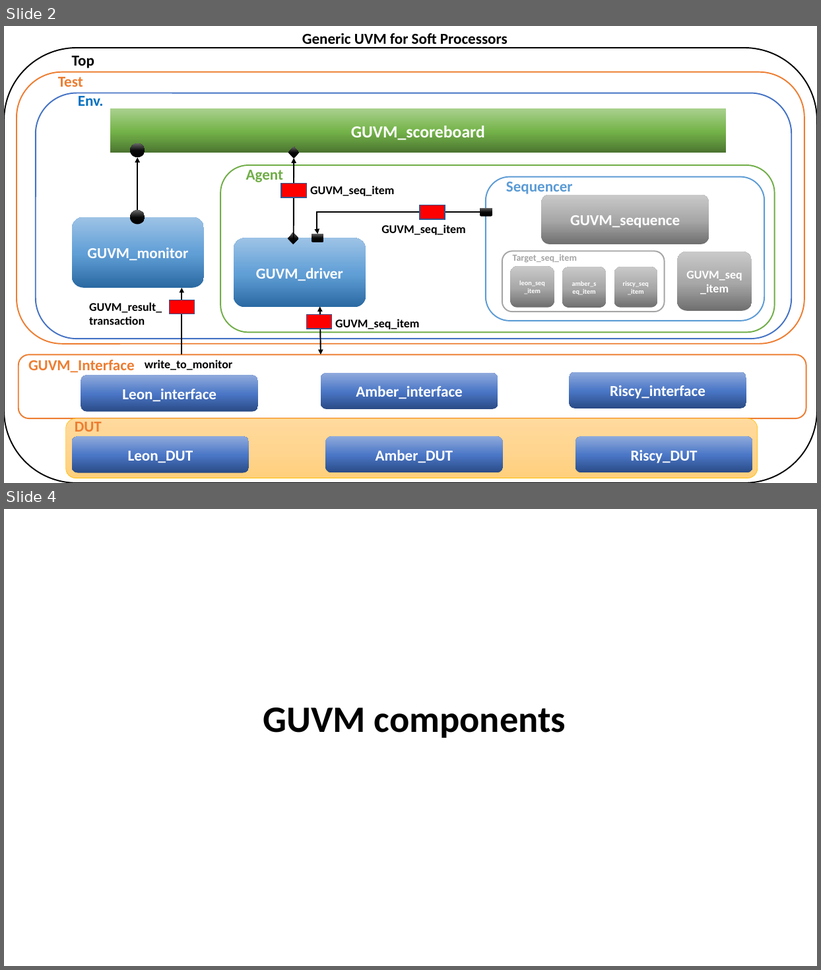
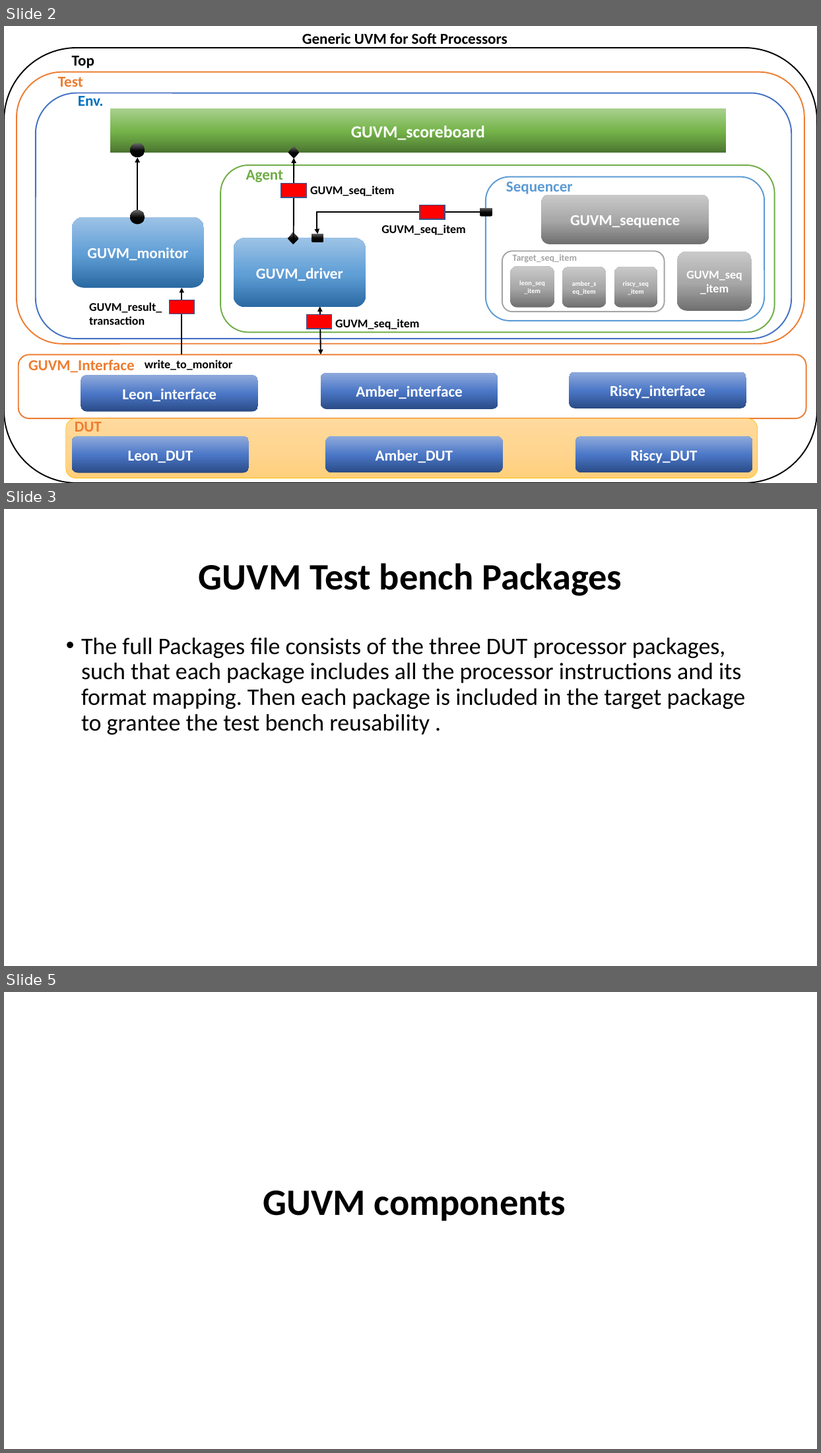
Before and after one commit to cufeolm/codeGP, a slide deck: Block Diagram_edited.pptx. Shown one above the other, each under a label of ours: slides 2 and 4 before the commit, slides 2, 3 and 5 after it; the slides between them are not shown. The pictures are 821x970 and 821x1453 pixels, drawn with LibreOffice and Linux fonts; fonts in the diff are those of the drawing. Boxes give left, top, right and bottom in pixels: in the first picture for what was removed or moved away, otherwise in the second. Text is boxed around its words. In the diff, an @@ line names an element or a change of style, - is before the commit and + after.

```diff
--- a/Block Diagram_edited.pptx
+++ b/Block Diagram_edited.pptx
@@ slide 3 added at <box>4,509,817,966</box>, background #FFFFFF @@
@@ title added at <box>199,563,622,596</box>, 44 pt, text #000000, bold @@
+GUVM Test bench Packages
@@ text added at <box>81,638,746,735</box>, 28 pt, text #000000 @@
+• The full Packages file consists of the three DUT processor packages, such that each package includes all the processor instructions and its format mapping. Then each package is included in the target package to grantee the test bench reusability .
@@ what was slide 4 is now slide 5 @@
```
Also in this commit, not shown: 3 slides changed, 1 other slide added.
